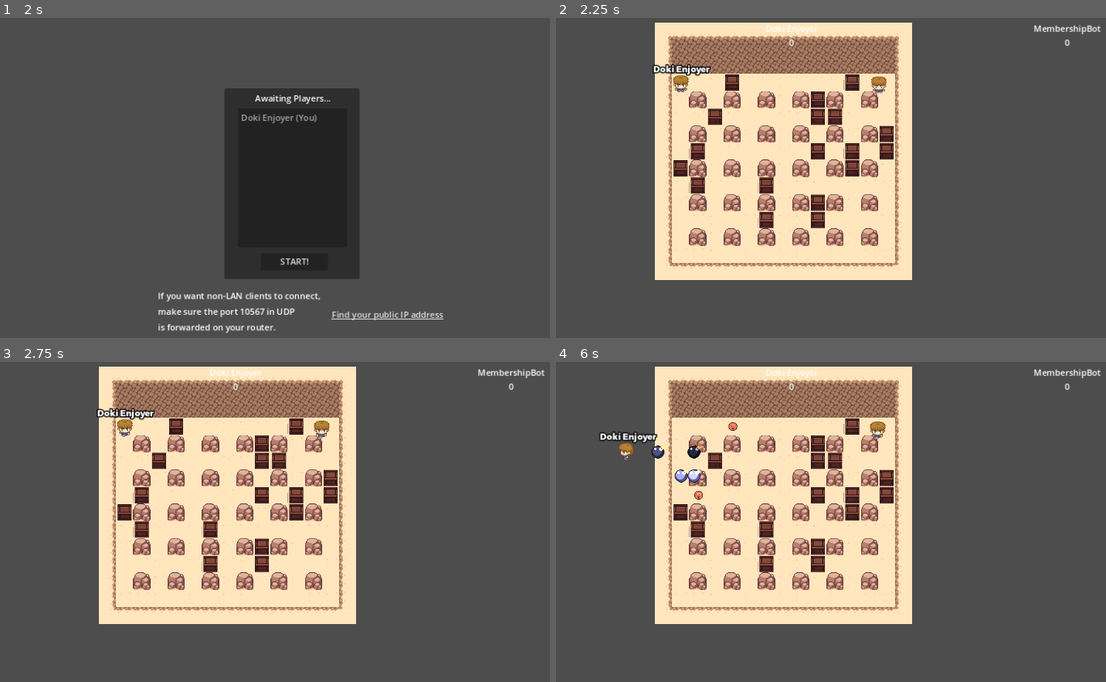
Above: before the commit, frames 1-4 (two rows, left to right).
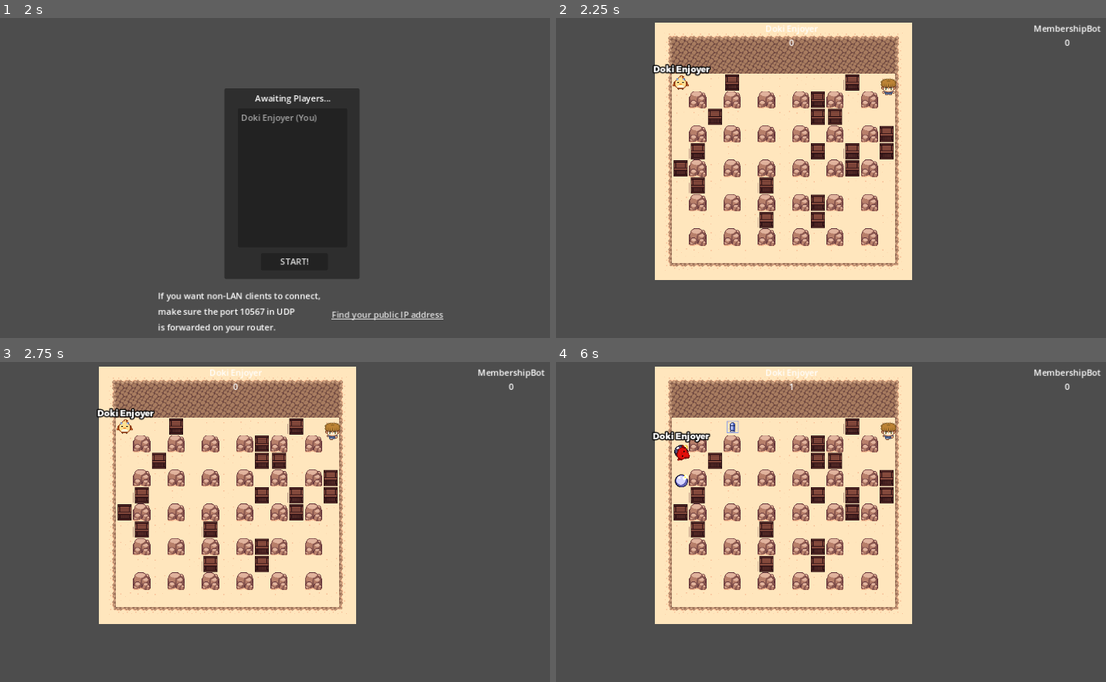
Above: after the commit, the same moments.

Repository: Dragoon-Project-Squad/bomberbird
Game: Godot game, scene res://scenes/lobby.tscn
The game is run twice, just before and just after one commit, with the same random seed, the same clock (stepped at 60 frames per second) and the same inputs. Sound files missing from this copy of the repository are replaced by a short silence.
Inputs:
- Up to frame 1 (2 s): tap Enter at 0.5 s; hold D (move_right) 0.53-1.25 s; hold Space (set_bomb) 0.53-1.25 s; click "Host" at 1.25 s
- Up to frame 2 (2.25 s): click "START!" at 2 s
- Up to frame 3 (2.75 s): no input
- Up to frame 4 (6 s): hold S (move_down) 2.78-3.53 s; tap Space (set_bomb) at 2.85, 4.35, 5.85 s; hold D (move_right) 3.53-4.28 s; hold Space (set_bomb) 3.53-4.28 s; hold W (move_up) 4.28-5.03 s; hold Space (set_bomb) 5.03-5.78 s; hold A (move_left) from 5.03 s (still down)

Frame 1 is identical in both runs. In frame 2, 0.3% of the frame differs, in the area x 21-62%, y 17-25%; in frame 3, 0.3%; in frame 4, 1.5%, in the area x 7-62%, y 6-45%.

Commit message:
default->chonkgoon, collision fix
collisions fixed

Diff:
--- a/assets/deserttileset.tres
+++ b/assets/deserttileset.tres
@@ -6,14 +6,23 @@
 texture = ExtResource("1_pbrf2")
 texture_region_size = Vector2i(32, 32)
 0:0/0 = 0
+0:0/0/physics_layer_0/polygon_0/points = PackedVector2Array(-16, -16, 16, -16, 16, 16, -16, 16)
 1:0/0 = 0
+1:0/0/physics_layer_0/polygon_0/points = PackedVector2Array(-16, -16, 16, -16, 16, 16, -16, 16)
 2:0/0 = 0
+2:0/0/physics_layer_0/polygon_0/points = PackedVector2Array(16, -16, -16, -16, -16, 16, 16, 16)
 3:0/0 = 0
+3:0/0/physics_layer_0/polygon_0/points = PackedVector2Array(-16, -16, 16, -16, 16, 16, -16, 16)
 4:0/0 = 0
+4:0/0/physics_layer_0/polygon_0/points = PackedVector2Array(-16, -16, 16, -16, 16, 16, -16, 16)
 5:0/0 = 0
+5:0/0/physics_layer_0/polygon_0/points = PackedVector2Array(-16, -16, 16, -16, 16, 16, -16, 16)
 6:0/0 = 0
+6:0/0/physics_layer_0/polygon_0/points = PackedVector2Array(-16, -16, 16, -16, 16, 16, -16, 16)
 0:1/0 = 0
+0:1/0/physics_layer_0/polygon_0/points = PackedVector2Array(-16, -16, 16, -16, 16, 16, -16, 16)
 1:1/0 = 0
+1:1/0/physics_layer_0/polygon_0/points = PackedVector2Array(-16, -16, 16, -16, 16, 16, -16, 16)
 2:1/next_alternative_id = 2
 2:1/0 = 0
 2:1/0/terrain_set = 0
@@ -29,6 +38,7 @@
 
 [resource]
 tile_size = Vector2i(32, 32)
+physics_layer_0/collision_layer = 1
 terrain_set_0/mode = 0
 terrain_set_0/terrain_0/name = "Terrain 0"
 terrain_set_0/terrain_0/color = Color(0.5, 0.34375, 0.25, 1)
--- a/scenes/battlegrounds.tscn
+++ b/scenes/battlegrounds.tscn
@@ -45,6 +45,7 @@
 position = Vector2(432, 432)
 
 [node name="Breakables" type="Node2D" parent="."]
+visible = false
 
 [node name="Players" type="Node2D" parent="."]
 
--- a/scenes/breakable.tscn
+++ b/scenes/breakable.tscn
@@ -5,7 +5,7 @@
 [ext_resource type="AudioStream" uid="uid://36rjkxoq18ne" path="res://sound/fx/debrisdeath.wav" id="3_8bomw"]
 
 [sub_resource type="RectangleShape2D" id="1"]
-size = Vector2(48, 48)
+size = Vector2(32, 32)
 
 [sub_resource type="Animation" id="2"]
 resource_name = "explode"
--- a/scenes/pickups/explosion_boost.tscn
+++ b/scenes/pickups/explosion_boost.tscn
@@ -1,38 +1,25 @@
-[gd_scene load_steps=9 format=3 uid="uid://cim10emfhkf7b"]
+[gd_scene load_steps=7 format=3 uid="uid://cim10emfhkf7b"]
 
 [ext_resource type="Script" path="res://scripts/pickups/explosion_boost.gd" id="1_mcgtw"]
-[ext_resource type="Texture2D" uid="uid://t64vkd8wb6n1" path="res://assets/pickups/genericpowerup.png" id="1_yq8ss"]
+[ext_resource type="Texture2D" uid="uid://cpcqguecfwnbv" path="res://assets/powerup.png" id="2_nookq"]
 [ext_resource type="AudioStream" uid="uid://8u70xa4tmhc8" path="res://sound/fx/powerup.wav" id="3_mrjxs"]
 
 [sub_resource type="RectangleShape2D" id="RectangleShape2D_3ywok"]
+size = Vector2(32, 32)
 
-[sub_resource type="AtlasTexture" id="AtlasTexture_y4tgb"]
-atlas = ExtResource("1_yq8ss")
-region = Rect2(0, 0, 19, 20)
-
-[sub_resource type="AtlasTexture" id="AtlasTexture_w3ms4"]
-atlas = ExtResource("1_yq8ss")
-region = Rect2(19, 0, 19, 20)
-
-[sub_resource type="AtlasTexture" id="AtlasTexture_87ttm"]
-atlas = ExtResource("1_yq8ss")
-region = Rect2(38, 0, 19, 20)
+[sub_resource type="AtlasTexture" id="AtlasTexture_kuvy3"]
+atlas = ExtResource("2_nookq")
+region = Rect2(32, 32, 32, 32)
 
 [sub_resource type="SpriteFrames" id="SpriteFrames_0hn6b"]
 animations = [{
 "frames": [{
 "duration": 1.0,
-"texture": SubResource("AtlasTexture_y4tgb")
-}, {
-"duration": 1.0,
-"texture": SubResource("AtlasTexture_w3ms4")
-}, {
-"duration": 1.0,
-"texture": SubResource("AtlasTexture_87ttm")
+"texture": SubResource("AtlasTexture_kuvy3")
 }],
-"loop": true,
+"loop": false,
 "name": &"idle",
-"speed": 3.0
+"speed": 1.0
 }]
 
 [node name="ExplosionBoost" type="Area2D"]
@@ -44,6 +31,7 @@
 [node name="AnimatedSprite2D" type="AnimatedSprite2D" parent="."]
 sprite_frames = SubResource("SpriteFrames_0hn6b")
 animation = &"idle"
+frame_progress = 1.0
 
 [node name="PickupSoundPlayer" type="AudioStreamPlayer2D" parent="."]
 stream = ExtResource("3_mrjxs")
--- a/scenes/player.tscn
+++ b/scenes/player.tscn
@@ -1,32 +1,59 @@
-[gd_scene load_steps=18 format=3 uid="uid://dviwgv2ty8v6u"]
+[gd_scene load_steps=19 format=3 uid="uid://dviwgv2ty8v6u"]
 
 [ext_resource type="Script" path="res://scripts/player.gd" id="1"]
-[ext_resource type="Texture2D" uid="uid://bsqovikudjr0q" path="res://assets/player/charwalk.png" id="2"]
+[ext_resource type="Texture2D" uid="uid://lckm0mdablaw" path="res://assets/player/chonkgoon_walk.png" id="2_jmpbn"]
 [ext_resource type="FontFile" uid="uid://knb8u535cfkw" path="res://montserrat.otf" id="3"]
 [ext_resource type="Script" path="res://scripts/player_controls.gd" id="4_k1vfr"]
 [ext_resource type="AudioStream" uid="uid://c3dded4qppq4" path="res://sound/fx/playerhurt.wav" id="5_611ko"]
 
 [sub_resource type="CircleShape2D" id="CircleShape2D_vs46n"]
-radius = 2.0
+radius = 1.0
 
 [sub_resource type="RectangleShape2D" id="RectangleShape2D_i2bb5"]
-size = Vector2(46, 46)
+size = Vector2(30, 30)
+
+[sub_resource type="Animation" id="Animation_cfor6"]
+length = 0.001
+tracks/0/type = "value"
+tracks/0/imported = false
+tracks/0/enabled = true
+tracks/0/path = NodePath("sprite:frame")
+tracks/0/interp = 1
+tracks/0/loop_wrap = true
+tracks/0/keys = {
+"times": PackedFloat32Array(0),
+"transitions": PackedFloat32Array(1),
+"update": 1,
+"values": [0]
+}
+tracks/1/type = "value"
+tracks/1/imported = false
+tracks/1/enabled = true
+tracks/1/path = NodePath("sprite:self_modulate")
+tracks/1/interp = 1
+tracks/1/loop_wrap = true
+tracks/1/keys = {
+"times": PackedFloat32Array(0),
+"transitions": PackedFloat32Array(1),
+"update": 0,
+"values": [Color(1, 1, 1, 1)]
+}
 
 [sub_resource type="Animation" id="2"]
 resource_name = "standing"
-length = 0.8
-loop_mode = 1
-tracks/0/type = "value"
-tracks/0/imported = false
-tracks/0/enabled = true
-tracks/0/path = NodePath("sprite:frame")
-tracks/0/interp = 1
-tracks/0/loop_wrap = true
-tracks/0/keys = {
-"times": PackedFloat32Array(0, 0.2, 0.4, 0.6),
-"transitions": PackedFloat32Array(1, 1, 1, 1),
-"update": 1,
-"values": [0, 4, 8, 12]
+length = 0.001
+loop_mode = 1
+tracks/0/type = "value"
+tracks/0/imported = false
+tracks/0/enabled = true
+tracks/0/path = NodePath("sprite:frame")
+tracks/0/interp = 1
+tracks/0/loop_wrap = true
+tracks/0/keys = {
+"times": PackedFloat32Array(0),
+"transitions": PackedFloat32Array(1),
+"update": 1,
+"values": [0]
 }
 
 [sub_resource type="Animation" id="3"]
@@ -68,25 +95,35 @@
 "update": 0,
 "values": [-6.28319, 0.0]
 }
+tracks/3/type = "value"
+tracks/3/imported = false
+tracks/3/enabled = true
+tracks/3/path = NodePath("sprite:self_modulate")
+tracks/3/interp = 1
+tracks/3/loop_wrap = true
+tracks/3/keys = {
+"times": PackedFloat32Array(0, 0.933333, 1),
+"transitions": PackedFloat32Array(1, 1, 1),
+"update": 0,
+"values": [Color(0.933537, 0.0630098, 0, 1), Color(0.784314, 0.0784314, 0.239216, 1), Color(1, 1, 1, 1)]
+}
 
 [sub_resource type="Animation" id="4"]
-length = 0.8
-loop_mode = 1
-tracks/0/type = "value"
-tracks/0/imported = false
-tracks/0/enabled = true
-tracks/0/path = NodePath("sprite:frame")
-tracks/0/interp = 1
-tracks/0/loop_wrap = true
-tracks/0/keys = {
-"times": PackedFloat32Array(0, 0.2, 0.4, 0.6),
-"transitions": PackedFloat32Array(1, 1, 1, 1),
-"update": 1,
-"values": [0, 4, 8, 12]
+loop_mode = 1
+tracks/0/type = "value"
+tracks/0/imported = false
+tracks/0/enabled = true
+tracks/0/path = NodePath("sprite:frame")
+tracks/0/interp = 1
+tracks/0/loop_wrap = true
+tracks/0/keys = {
+"times": PackedFloat32Array(0, 0.166667, 0.333333, 0.5, 0.666667, 0.833333),
+"transitions": PackedFloat32Array(1, 1, 1, 1, 1, 1),
+"update": 1,
+"values": [0, 1, 2, 3, 4, 5]
 }
 
 [sub_resource type="Animation" id="5"]
-length = 0.8
 loop_mode = 1
 step = 0.2
 tracks/0/type = "value"
@@ -96,14 +133,13 @@
 tracks/0/interp = 1
 tracks/0/loop_wrap = true
 tracks/0/keys = {
-"times": PackedFloat32Array(0, 0.2, 0.4, 0.6),
-"transitions": PackedFloat32Array(1, 1, 1, 1),
-"update": 1,
-"values": [1, 5, 9, 13]
+"times": PackedFloat32Array(0, 0.166667, 0.333333, 0.5, 0.666667, 0.833333),
+"transitions": PackedFloat32Array(1, 1, 1, 1, 1, 1),
+"update": 1,
+"values": [12, 13, 14, 15, 16, 17]
 }
 
 [sub_resource type="Animation" id="6"]
-length = 0.8
 loop_mode = 1
 step = 0.2
 tracks/0/type = "value"
@@ -113,14 +149,13 @@
 tracks/0/interp = 1
 tracks/0/loop_wrap = true
 tracks/0/keys = {
-"times": PackedFloat32Array(0, 0.2, 0.4, 0.6),
-"transitions": PackedFloat32Array(1, 1, 1, 1),
-"update": 1,
-"values": [3, 7, 11, 15]
+"times": PackedFloat32Array(0, 0.166667, 0.333333, 0.5, 0.666667, 0.8333),
+"transitions": PackedFloat32Array(1, 1, 1, 1, 1, 1),
+"update": 1,
+"values": [18, 19, 20, 21, 22, 23]
 }
 
 [sub_resource type="Animation" id="7"]
-length = 0.8
 loop_mode = 1
 step = 0.2
 tracks/0/type = "value"
@@ -130,14 +165,15 @@
 tracks/0/interp = 1
 tracks/0/loop_wrap = true
 tracks/0/keys = {
-"times": PackedFloat32Array(0, 0.2, 0.4, 0.6),
-"transitions": PackedFloat32Array(1, 1, 1, 1),
-"update": 1,
-"values": [2, 6, 10, 14]
+"times": PackedFloat32Array(0, 0.166667, 0.333333, 0.5, 0.666667, 0.833333),
+"transitions": PackedFloat32Array(1, 1, 1, 1, 1, 1),
+"update": 1,
+"values": [6, 7, 8, 9, 10, 11]
 }
 
 [sub_resource type="AnimationLibrary" id="AnimationLibrary_yb83i"]
 _data = {
+"RESET": SubResource("Animation_cfor6"),
 "standing": SubResource("2"),
 "stunned": SubResource("3"),
 "walk_down": SubResource("4"),
@@ -173,10 +209,9 @@
 
 [node name="sprite" type="Sprite2D" parent="."]
 position = Vector2(0.0750351, 6.23615)
-rotation = -6.28319
-texture = ExtResource("2")
+texture = ExtResource("2_jmpbn")
 offset = Vector2(-0.0750351, -6.23615)
-hframes = 4
+hframes = 6
 vframes = 4
 
 [node name="rect" type="CollisionPolygon2D" parent="."]
Binary file added: assets/player/chonkgoon_walk.png
Not shown, changed: assets/player/chonkgoon_walk.png.import
Binary file removed: assets/player/doki_down.png
Binary file removed: assets/player/doki_left.png
Not shown, removed: assets/player/doki_left.png.import
Binary file removed: assets/player/doki_right.png
Not shown, removed: assets/player/doki_right.png.import
Binary file removed: assets/player/doki_up.png
Not shown, removed: assets/player/doki_up.png.import
